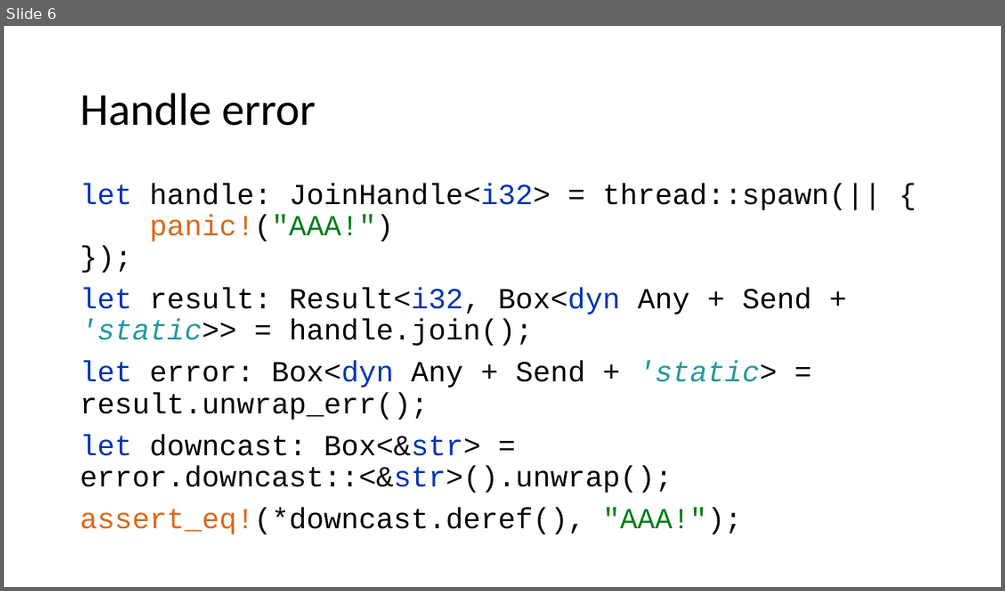
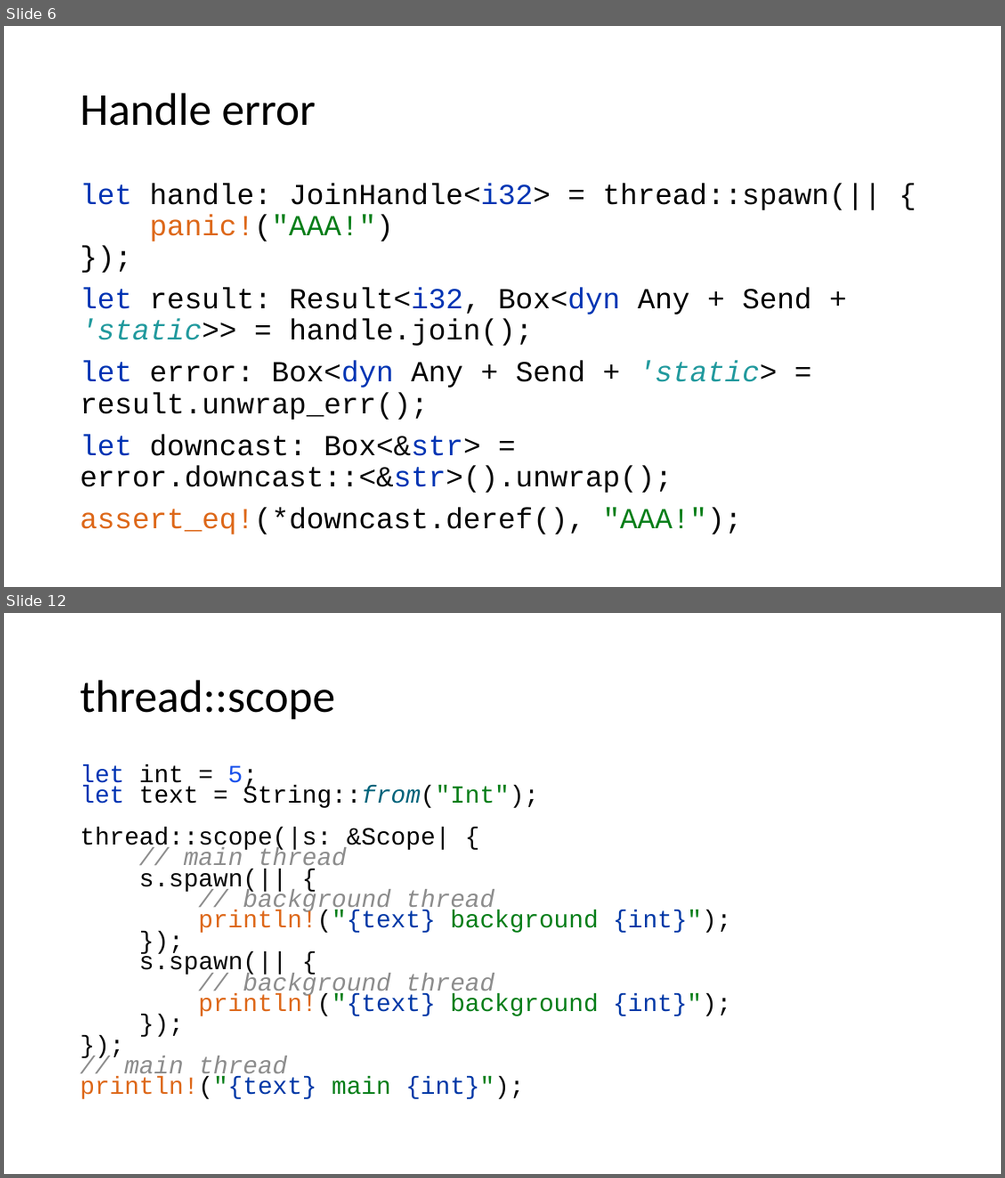
Before and after one commit to kugushev/course-rust-basics, a slide deck: src/11-Multithreading/11-Multithreading.pptx. Shown one above the other, each under a label of ours: slide 6 before the commit, slides 6 and 12 after it; the slides between them are not shown. The pictures are 1005x591 and 1005x1178 pixels, drawn with LibreOffice and Linux fonts; fonts in the diff are those of the drawing. Boxes give left, top, right and bottom in pixels: in the first picture for what was removed or moved away, otherwise in the second. Text is boxed around its words. In the diff, an @@ line names an element or a change of style, - is before the commit and + after.

```diff
--- a/src/11-Multithreading/11-Multithreading.pptx
+++ b/src/11-Multithreading/11-Multithreading.pptx
@@ slide 12 added at bbox=[4, 613, 1001, 1174], background #FFFFFF @@
@@ title added at bbox=[80, 680, 335, 720], 44 pt, text #000000 @@
+thread::scope
@@ text added at bbox=[80, 764, 731, 1099], 23.8 pt, text #080808 @@
+let int = 5;
+let text = String::from("Int");
+thread::scope(|s: &Scope| {
+// main thread
+s.spawn(|| {
+// background thread
+println!("{text} background {int}");
+});
+s.spawn(|| {
+// background thread
+println!("{text} background {int}");
+});
+});
+// main thread
+println!("{text} main {int}");
```
Also in this commit, not shown: 28 other slides added, 1 slide removed.
